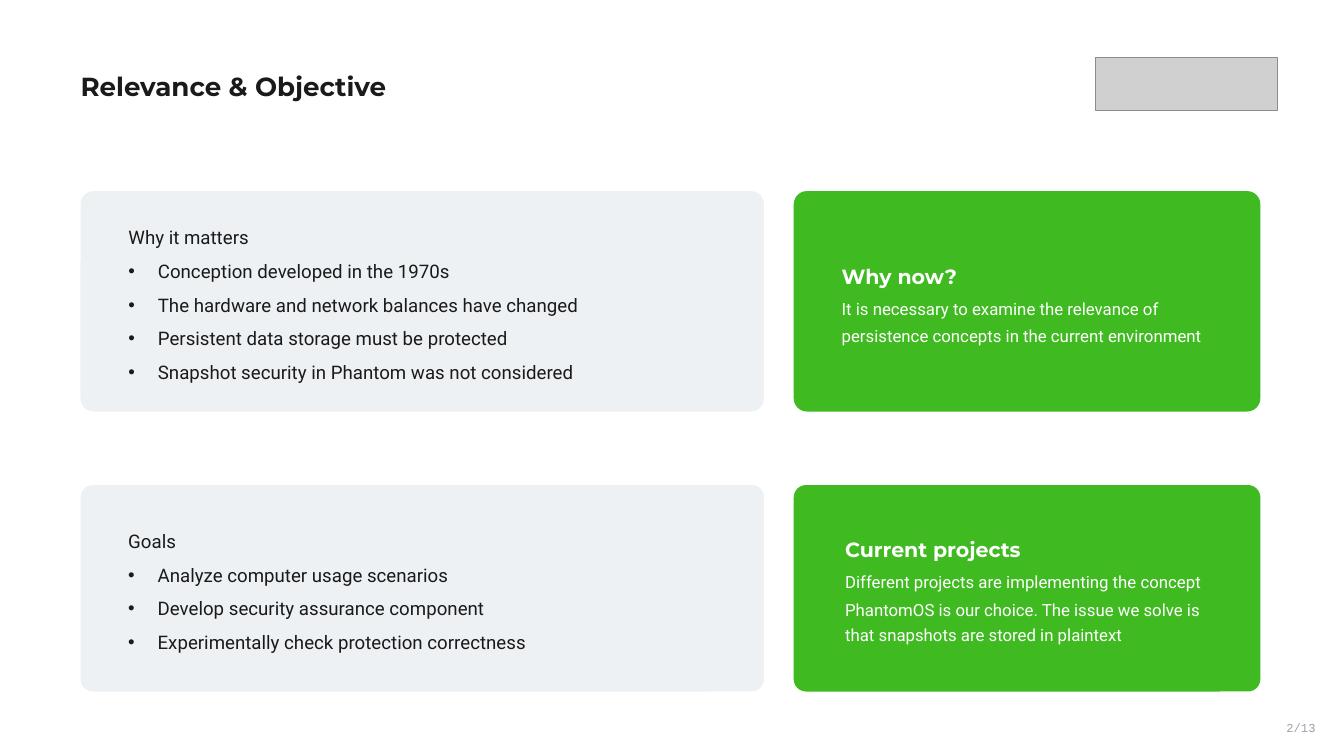
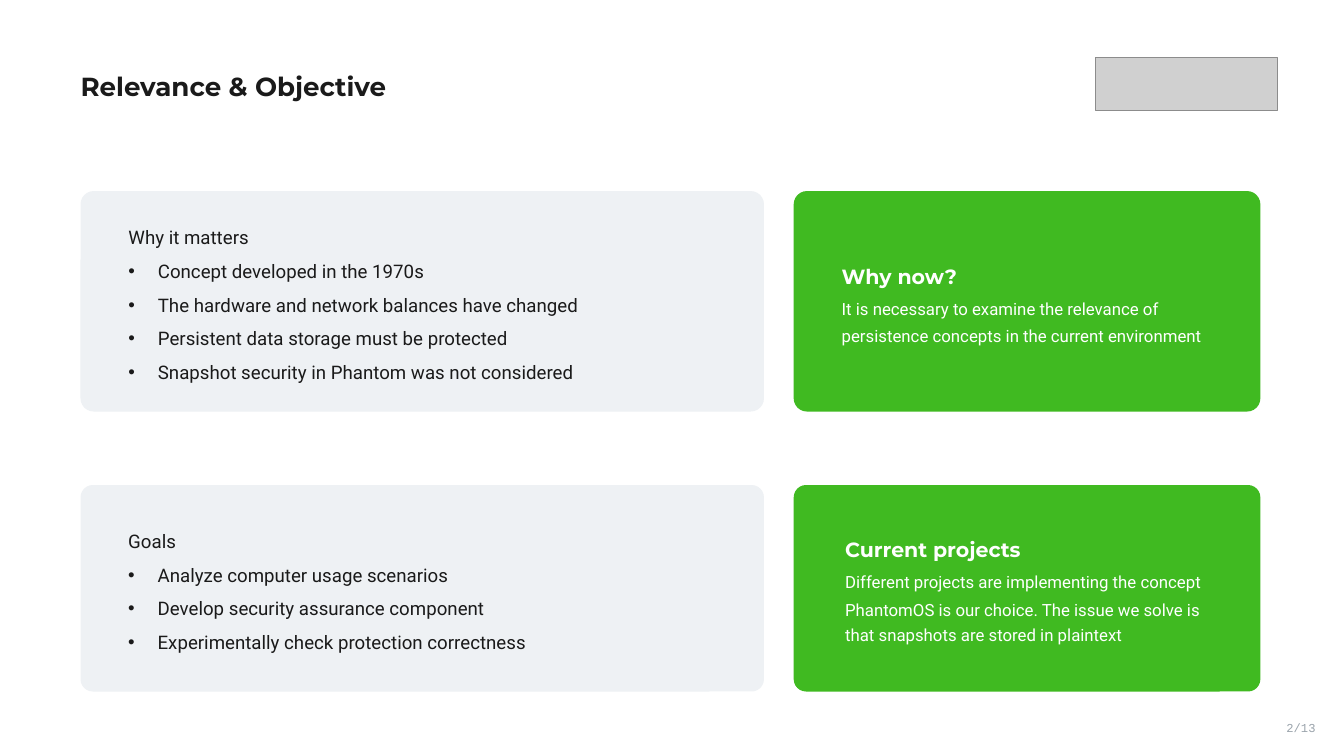
Before and after one commit to VoronM1522/Thesis_draft, a slide deck: slide 2 of presentation/slides_main.pptx. Drawn at 1344x756 pixels with LibreOffice and Linux fonts; fonts in the diff are those of the drawing; grey boxes stand for pictures. Boxes give left, top, right and bottom in pixels: in the first picture for what was removed or moved away, otherwise in the second. Text is boxed around its words. In the diff, an @@ line names an element or a change of style, - is before the commit and + after.

```diff
--- a/presentation/slides_main.pptx
+++ b/presentation/slides_main.pptx
@@ text in rounded rectangle at (x1=158, y1=264, x2=424, y2=282): text changed @@
-• Conception developed in the 1970s
+• Concept developed in the 1970s
```
Also in this commit, not shown: 5 other slides changed, 1 other file.
